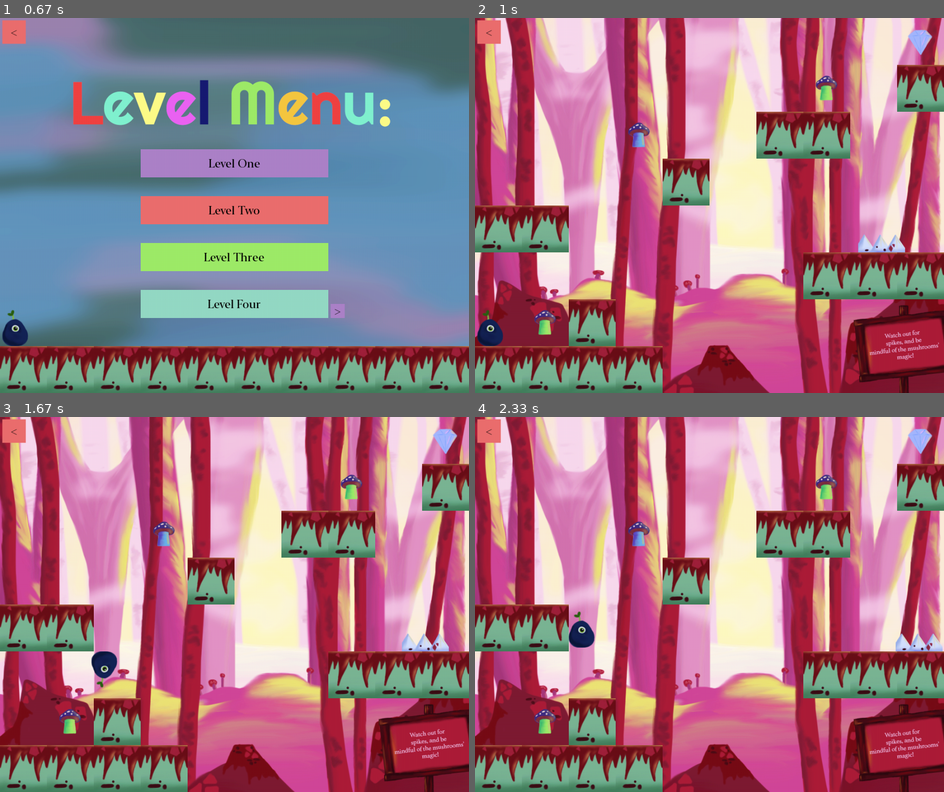
Above: before the commit, frames 1-4 (two rows, left to right).
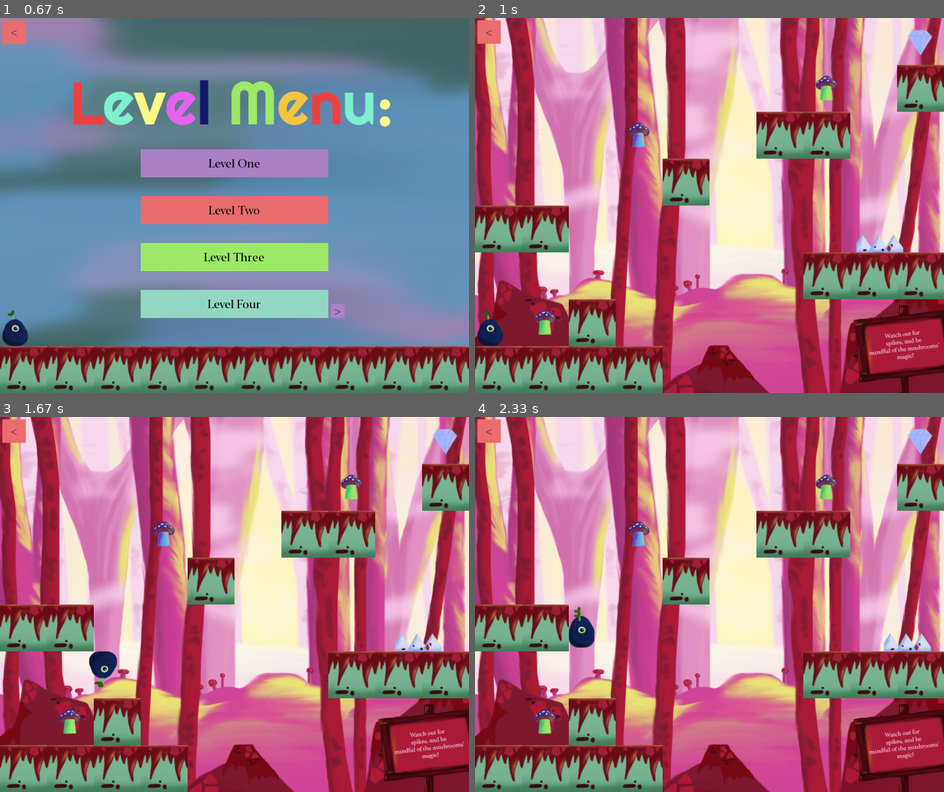
Above: after the commit, the same moments.

Repository: saripagurek/Enchanted-Jumper-Game
Game: pygame game, started from Pygame.py
The game is run twice, just before and just after one commit, with the same random seed, the same clock (stepped at 60 frames per second) and the same inputs.
Inputs:
- Up to frame 1 (0.67 s): click "Start Game" at 0.38 s
- Up to frame 2 (1 s): click "Level One" at 0.72 s
- Up to frame 3 (1.67 s): hold Right 1-1.47 s; hold Right from 1.5 s (still down)
- Up to frame 4 (2.33 s): release Right at 1.97 s; hold Left from 2 s (still down)

Frame 1 is identical in both runs. In frame 2, 0.2% of the frame differs, in the area x 81-92%, y 57-63%; in frame 3, 0.4%; in frame 4, 0.5%, in the area x 20-100%, y 50-63%.

Commit message:
pygame timer

Diff:
--- a/Pygame.py
+++ b/Pygame.py
@@ -507,6 +507,8 @@
     ])
 
 state = State(homeScreen())
+pygame.time.set_timer(pygame.USEREVENT+1, int(1000/15))
+
 #Infinite loop
 while 1:
     #clear the screen before drawing it again
@@ -535,3 +537,7 @@
                     button.color = button.hover_color
                 else:
                     button.color = button.default_color
+
+        if event.type == pygame.USEREVENT+1:
+            player.update()
+            pygame.display.update()
